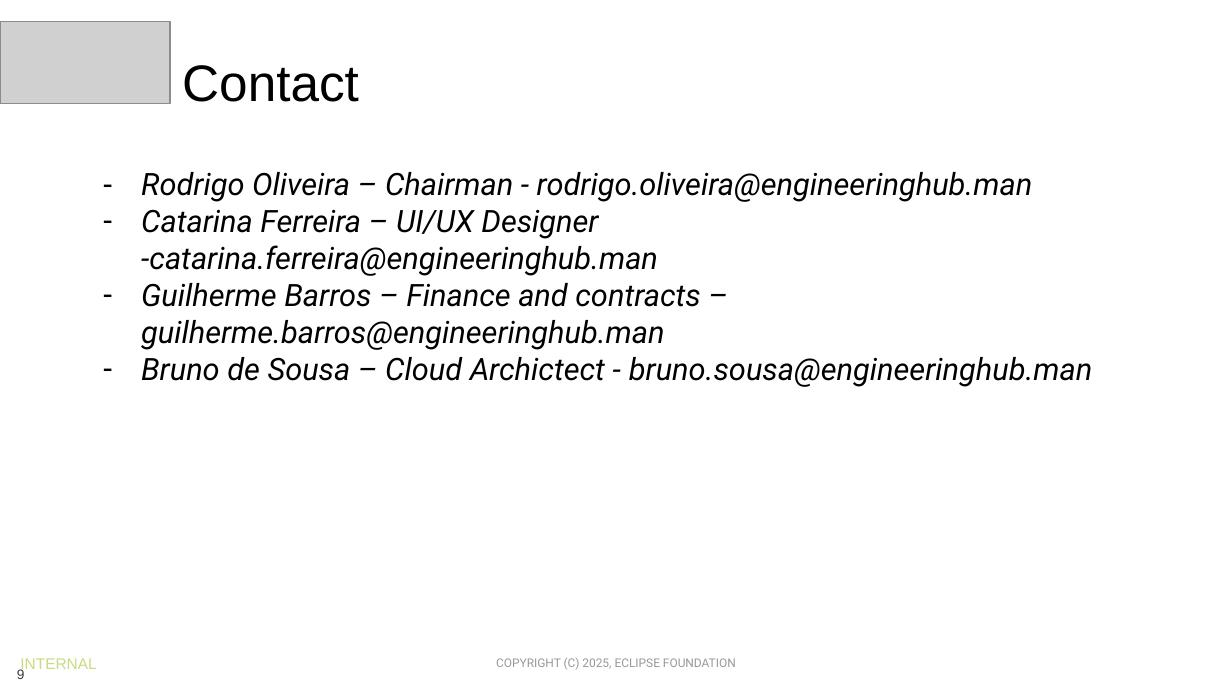
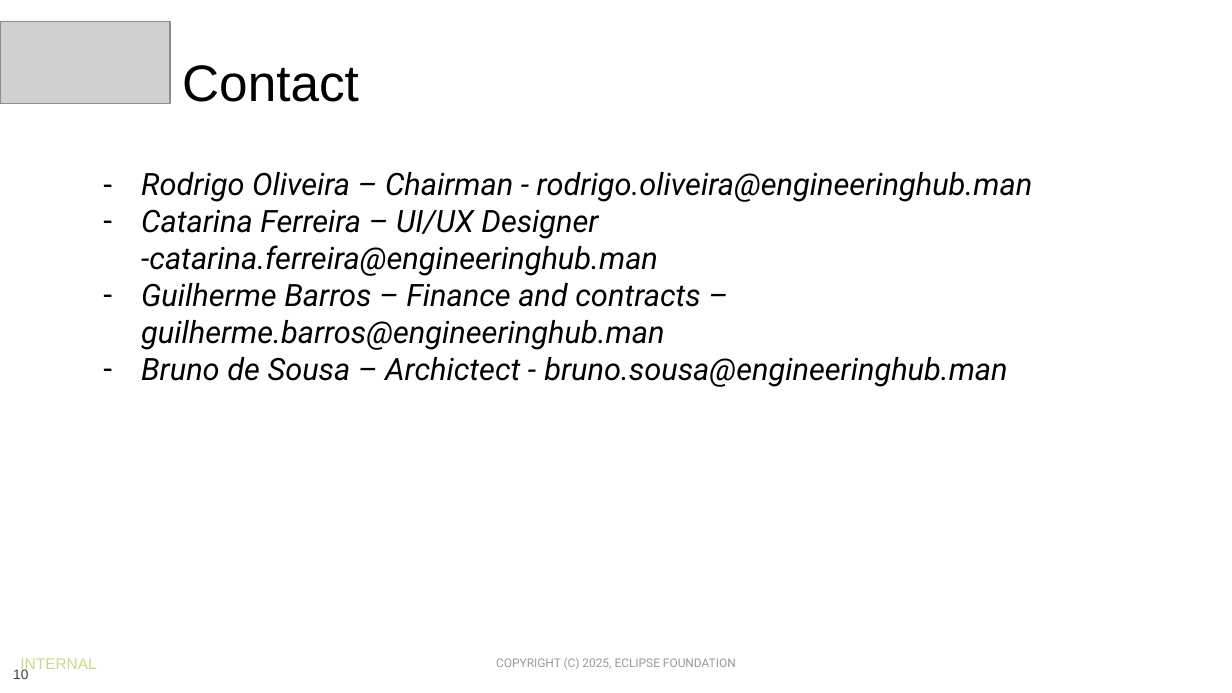
Before and after one commit to Eclipse-SDV-Hackathon-Chapter-Three/TheBigRanch, a slide deck: slide 10 of Final Pitch.pptx (slide 9 before the commit). Drawn at 1232x693 pixels with LibreOffice and Linux fonts; fonts in the diff are those of the drawing; grey boxes stand for pictures; background and template pictures are left out. Boxes give left, top, right and bottom in pixels: in the first picture for what was removed or moved away, otherwise in the second. Text is boxed around its words. In the diff, an @@ line names an element or a change of style, - is before the commit and + after.

Commit message:
fix PPT

```diff
--- a/Final Pitch.pptx
+++ b/Final Pitch.pptx
@@ text at (141, 357, 1007, 387): text changed @@
-– Bruno de Sousa – Cloud Archictect - bruno.sousa@engineeringhub.man
+– Bruno de Sousa – Archictect - bruno.sousa@engineeringhub.man
@@ page number at (13, 669, 28, 679): text changed @@
-9
+10
```
Also in this commit, not shown: 1 slide added.
